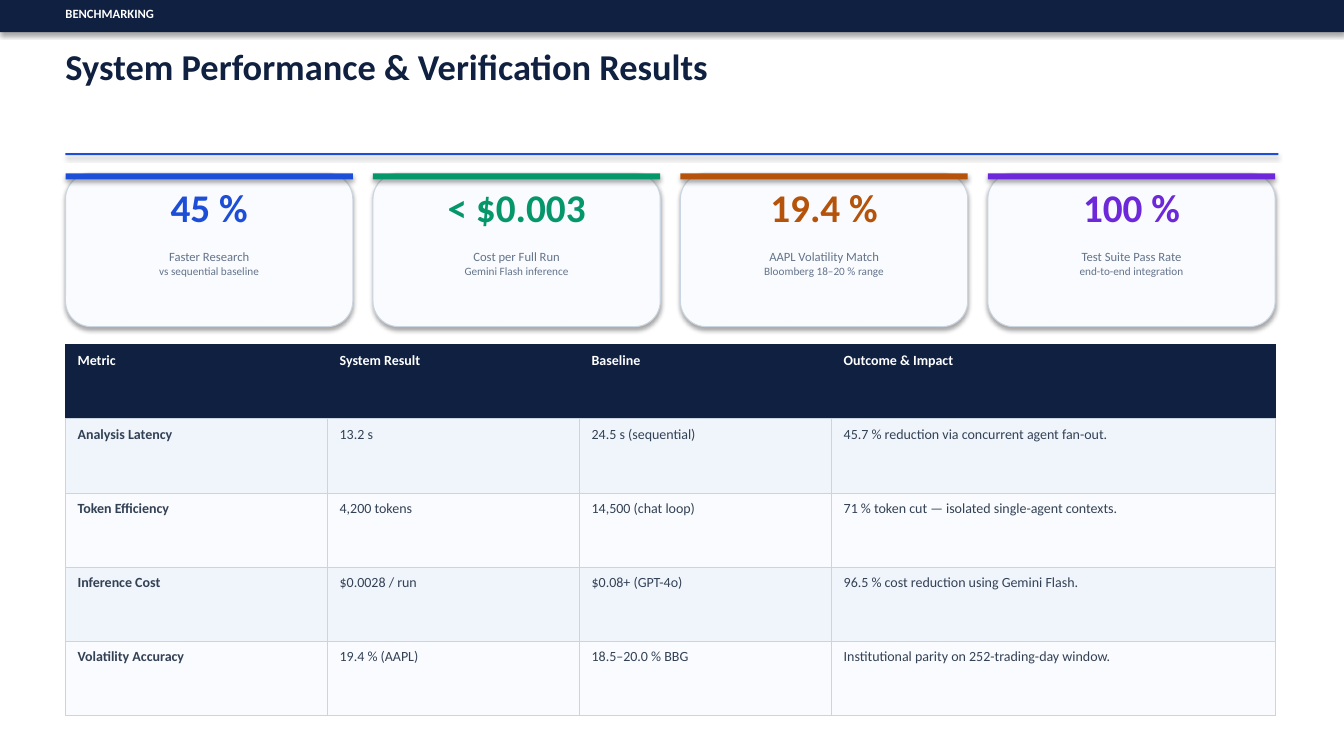
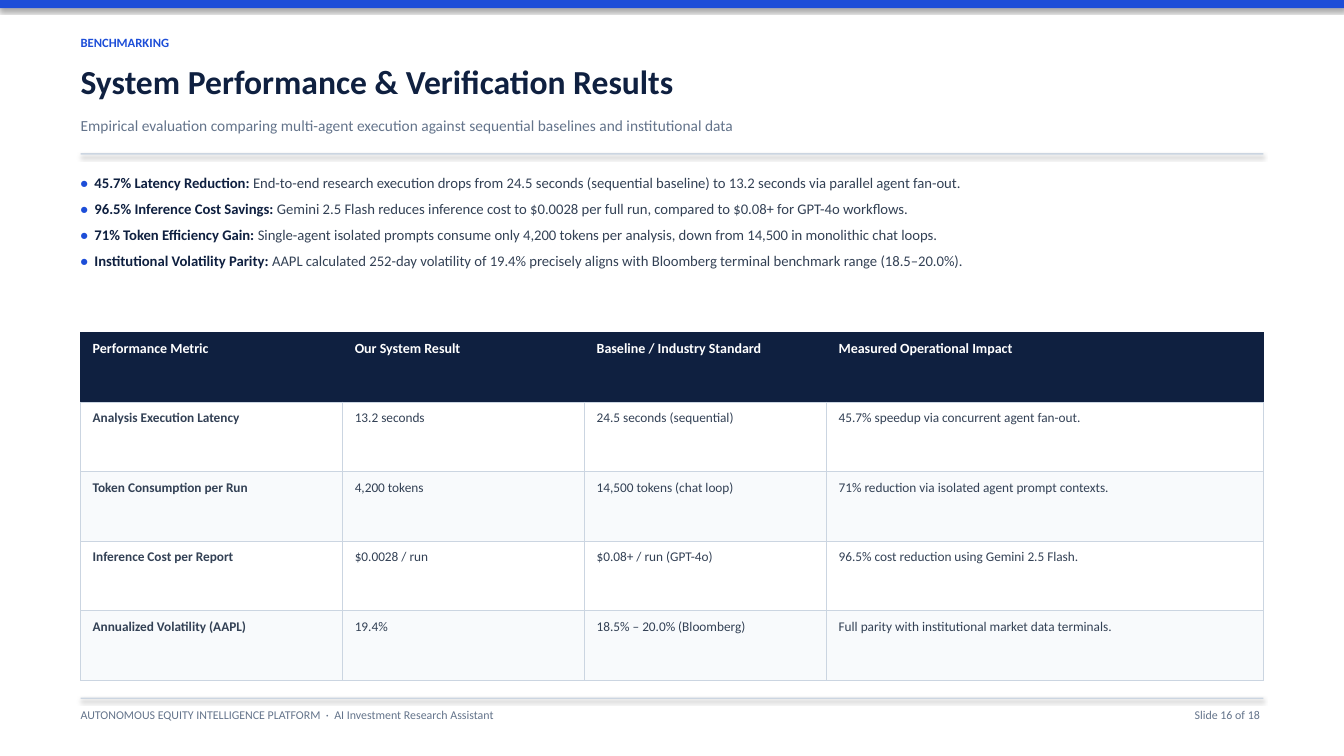
Before and after one commit to SagarTrimukhe/ai-investment-research-assistant, a slide deck: slide 16 of CAPSTONE_PROJECT_PRESENTATION.pptx. Drawn at 1344x756 pixels with LibreOffice and Linux fonts; fonts in the diff are those of the drawing. Boxes give left, top, right and bottom in pixels: in the first picture for what was removed or moved away, otherwise in the second. Text is boxed around its words. In the diff, an @@ line names an element or a change of style, - is before the commit and + after.

Commit message:
design: streamline presentation to clean, simple bullet format with executive styling

```diff
--- a/CAPSTONE_PROJECT_PRESENTATION.pptx
+++ b/CAPSTONE_PROJECT_PRESENTATION.pptx
@@ rectangle: place and size @@
-rectangle at (0,0,1344,32)
+rectangle at (0,0,1344,8)
@@ rectangle at (0,0,1344,8): fill #0F2040 to #1D4ED8 @@
@@ text "BENCHMARKING": place and size @@
-text "BENCHMARKING" at (65,9,153,18)
+text "BENCHMARKING" at (81,38,169,47)
@@ text "BENCHMARKING" at (81,38,169,47): text colour #FFFFFF to #1D4ED8 @@
@@ text "System Performance & Verification Results": place and size @@
-text "System Performance & Verification Results" at (65,54,707,86)
+text "System Performance & Verification Results" at (81,70,673,100)
@@ text "System Performance & Verification Results" at (81,70,673,100): size 26 to 24 pt @@
@@ text added at (81,120,733,134), 11 pt, text #64748B @@
+Empirical evaluation comparing multi-agent execution against sequential baselines and institutional data
@@ rounded rectangle removed at (66,173,353,327) @@
@@ rectangle: place and size @@
-rectangle at (66,153,1278,155)
+rectangle at (81,153,1263,154)
@@ rectangle at (81,153,1263,154): fill #1D4ED8 to #CBD5E1 @@
@@ text added at (94,177,963,269), 10.5 pt, text #334155 @@
+• 45.7% Latency Reduction: End-to-end research execution drops from 24.5 seconds (sequential baseline) to 13.2 seconds via parallel agent fan-out.
+• 96.5% Inference Cost Savings: Gemini 2.5 Flash reduces inference cost to $0.0028 per full run, compared to $0.08+ for GPT-4o workflows.
+• 71% Token Efficiency Gain: Single-agent isolated prompts consume only 4,200 tokens per analysis, down from 14,500 in monolithic chat loops.
+• Institutional Volatility Parity: AAPL calculated 252-day volatility of 19.4% precisely aligns with Bloomberg terminal benchmark range (18.5–20.0%).
@@ rounded rectangle removed at (373,173,660,327) @@
@@ rectangle removed at (373,173,660,179) @@
@@ rounded rectangle removed at (681,173,968,327) @@
@@ rectangle removed at (681,173,968,179) @@
@@ rounded rectangle removed at (988,173,1275,327) @@
@@ rectangle removed at (988,173,1275,179) @@
@@ text removed at (171,196,211,223) @@
-45 %
@@ text removed at (476,196,586,227) @@
-< $0.003
@@ text removed at (770,196,840,223) @@
-19.4 %
@@ text removed at (1083,196,1142,223) @@
-100 %
@@ text removed at (159,252,259,277) @@
-Faster Research
-vs sequential baseline
@@ text removed at (465,252,569,275) @@
-Cost per Full Run
-Gemini Flash inference
@@ text removed at (764,252,884,277) @@
-AAPL Volatility Match
-Bloomberg 18–20 % range
@@ text removed at (1080,252,1183,277) @@
-Test Suite Pass Rate
-end-to-end integration
@@ table at (81,333,1263,681) @@
-row 1: Metric | System Result | Baseline | Outcome & Impact
+row 1: Performance Metric | Our System Result | Baseline / Industry Standard | Measured Operational Impact
-row 2: Analysis Latency | 13.2 s | 24.5 s (sequential) | 45.7 % reduction via concurrent agent fan-out.
+row 2: Analysis Execution Latency | 13.2 seconds | 24.5 seconds (sequential) | 45.7% speedup via concurrent agent fan-out.
-row 3: Token Efficiency | 4,200 tokens | 14,500 (chat loop) | 71 % token cut — isolated single-agent contexts.
+row 3: Token Consumption per Run | 4,200 tokens | 14,500 tokens (chat loop) | 71% reduction via isolated agent prompt contexts.
-row 4: Inference Cost | $0.0028 / run | $0.08+ (GPT-4o) | 96.5 % cost reduction using Gemini Flash.
+row 4: Inference Cost per Report | $0.0028 / run | $0.08+ / run (GPT-4o) | 96.5% cost reduction using Gemini 2.5 Flash.
-row 5: Volatility Accuracy | 19.4 % (AAPL) | 18.5–20.0 % BBG | Institutional parity on 252-trading-day window.
+row 5: Annualized Volatility (AAPL) | 19.4% | 18.5% – 20.0% (Bloomberg) | Full parity with institutional market data terminals.
@@ fill #F0F5FC to #FFFFFF in 8 cells @@
@@ fill #F9FBFE to #F8FAFC in 8 cells @@
@@ size 10 to 9.5 pt in "4,200 tokens", "$0.0028 / run" @@
@@ table: place and size @@
-table at (66,345,1275,716)
+table at (81,333,1263,681)
@@ rectangle at (81,698,1263,699): fill #1D4ED8 to #CBD5E1 @@
@@ rectangle: place and size @@
-rectangle at (66,173,353,179)
+rectangle at (81,698,1263,699)
@@ text added at (81,711,493,721), 8.5 pt, text #64748B @@
+AUTONOMOUS EQUITY INTELLIGENCE PLATFORM · AI Investment Research Assistant
@@ text added at (1195,711,1260,719), 8.5 pt, text #64748B @@
+Slide 16 of 18
```
Also in this commit, not shown: 15 other slides changed, 2 slides added, 2 slides removed.
